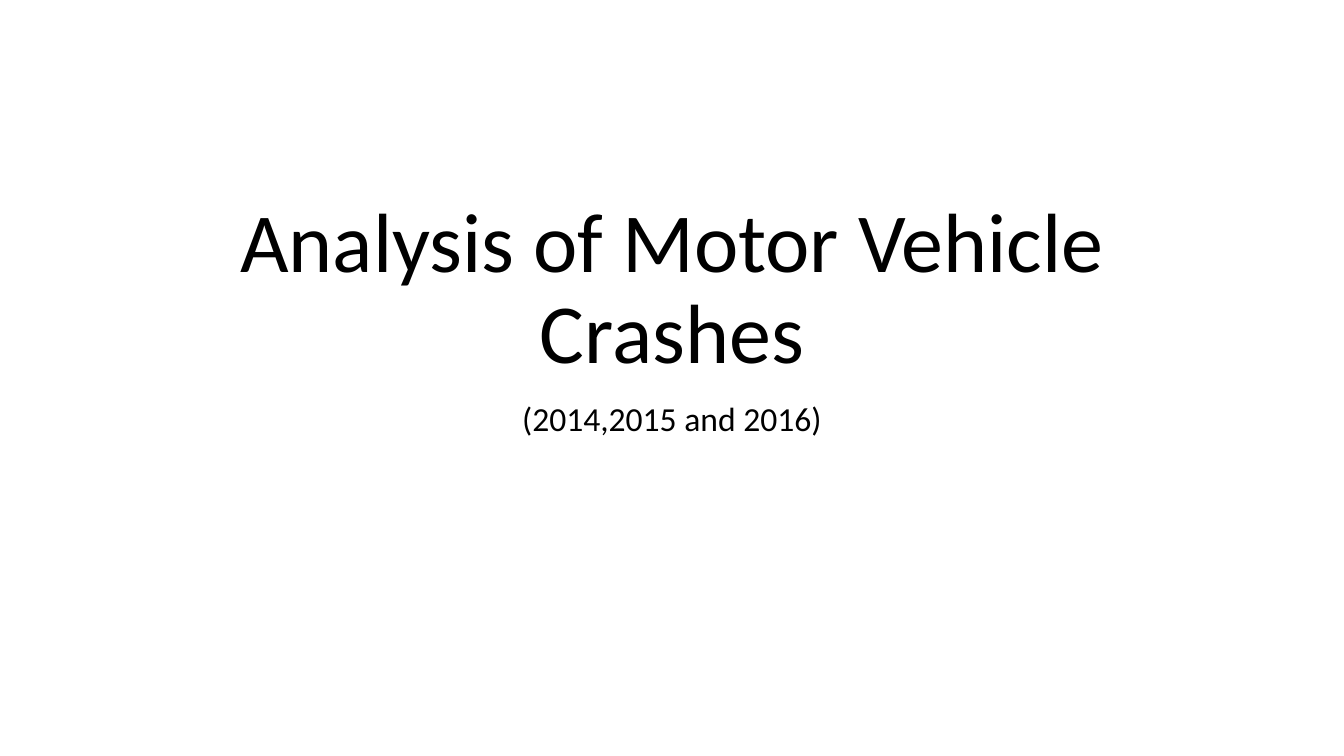
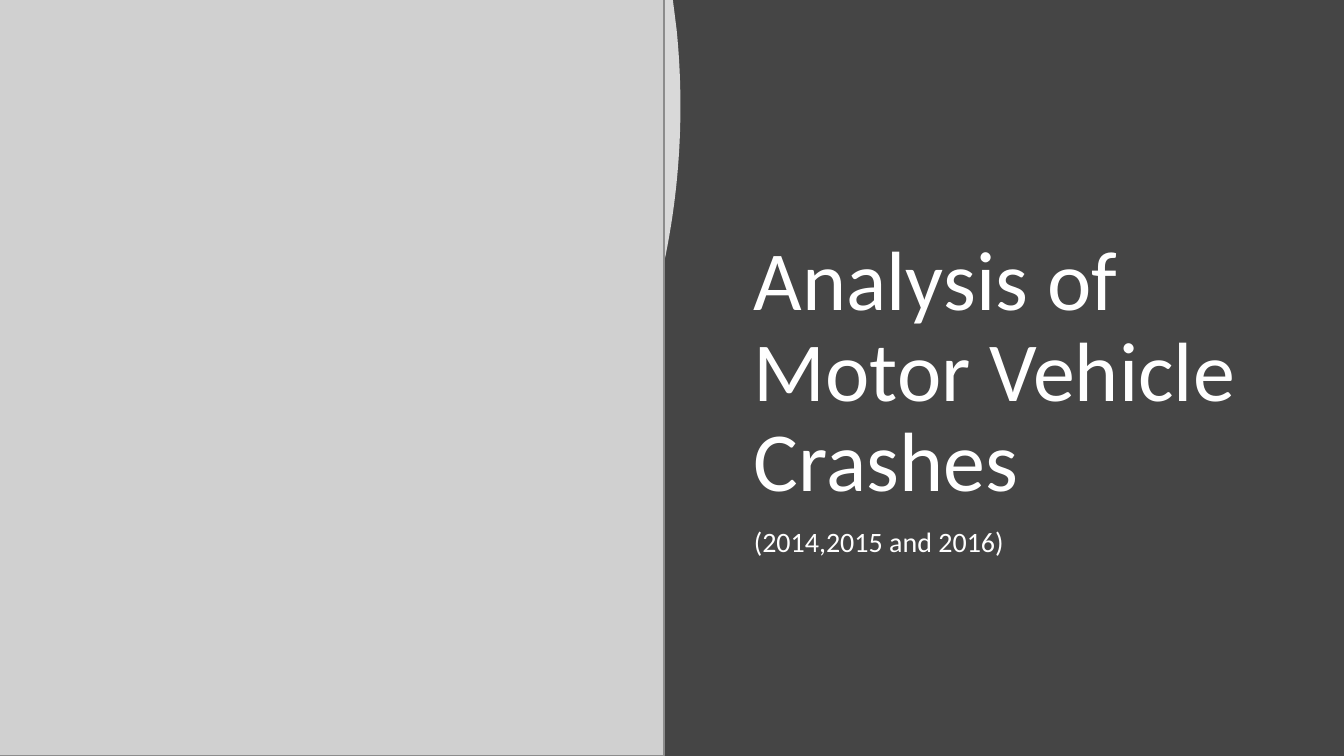
Before and after one commit to Niharika17S/Rutgers-project1, a slide deck: slide 1 of Analysis of Motor Vehicle Crashes.pptx. Drawn at 1344x756 pixels with LibreOffice and Linux fonts; fonts in the diff are those of the drawing; grey boxes stand for pictures. Boxes give left, top, right and bottom in pixels: in the first picture for what was removed or moved away, otherwise in the second. Text is boxed around its words. In the diff, an @@ line names an element or a change of style, - is before the commit and + after.

```diff
--- a/Analysis of Motor Vehicle Crashes.pptx
+++ b/Analysis of Motor Vehicle Crashes.pptx
@@ background #FFFFFF to #454545 @@
@@ freeform shape added at <box>0,0,681,756</box>, fill #FFFFFF at 80% opacity @@
@@ picture added at <box>0,0,664,756</box> @@
@@ title "Analysis of Motor Vehicle Crashes": place and size @@
-title "Analysis of Motor Vehicle Crashes" at <box>240,213,1103,364</box>
+title "Analysis of Motor Vehicle Crashes" at <box>754,251,1235,492</box>
@@ title "Analysis of Motor Vehicle Crashes" at <box>754,251,1235,492</box>: text colour #000000 to #FFFFFF; alignment centre to left @@
@@ subtitle "(2014,2015 and 2016)": place and size @@
-subtitle "(2014,2015 and 2016)" at <box>522,406,821,436</box>
+subtitle "(2014,2015 and 2016)" at <box>754,531,1003,556</box>
@@ subtitle "(2014,2015 and 2016)" at <box>754,531,1003,556</box>: size 24 to 20 pt, text colour #000000 to #FFFFFF; alignment centre to left @@
```
Also in this commit, not shown: 2 other slides changed.
